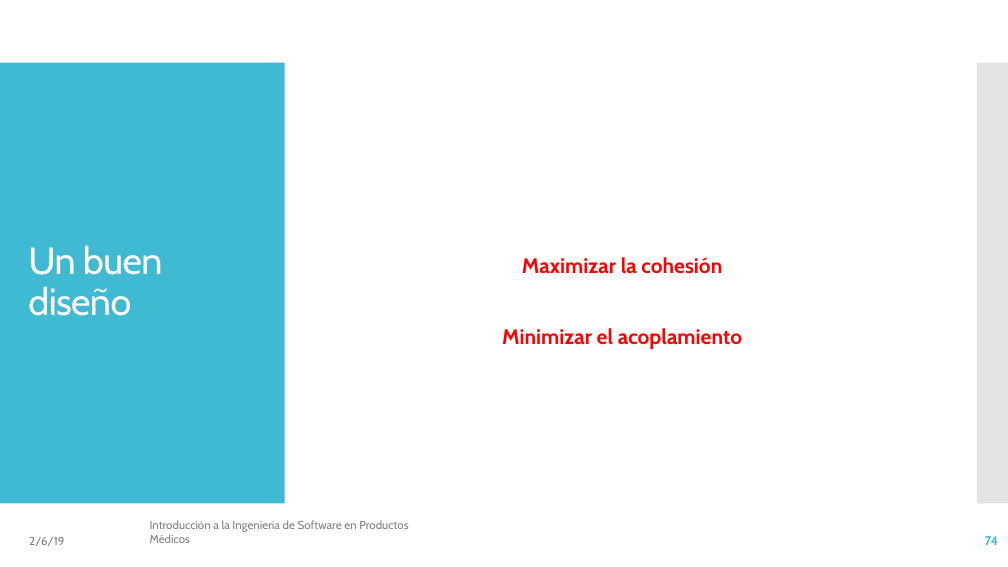
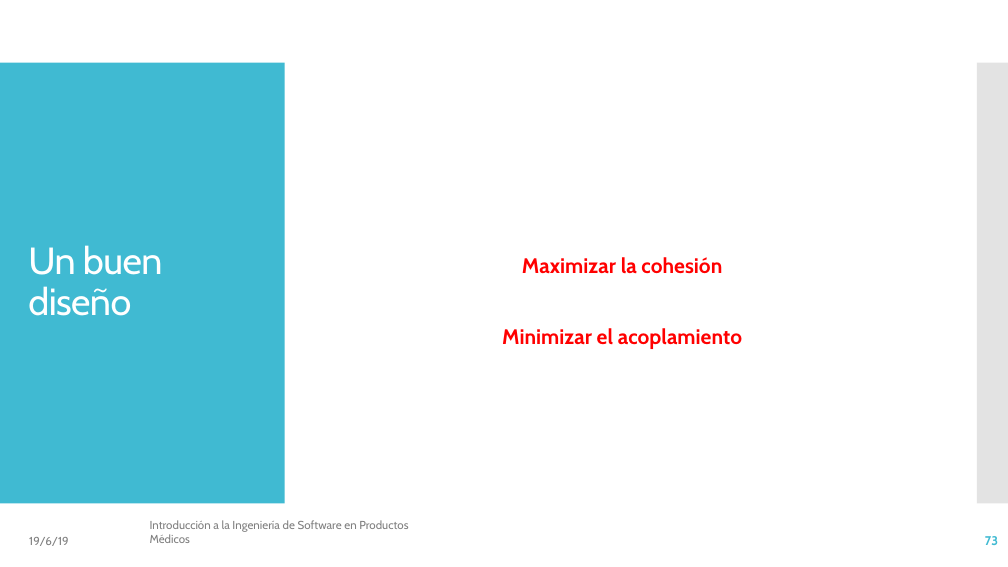
Before and after one commit to vvalotto/IS-en-Sistemas-Embebidos, a slide deck: slide 73 of 03 - IS - Arquitectura y Disenio.pptx (slide 74 before the commit). Drawn at 1008x567 pixels with LibreOffice and Linux fonts; fonts in the diff are those of the drawing. Boxes give left, top, right and bottom in pixels: in the first picture for what was removed or moved away, otherwise in the second. Text is boxed around its words. In the diff, an @@ line names an element or a change of style, - is before the commit and + after.

```diff
--- a/03 - IS - Arquitectura y Disenio.pptx
+++ b/03 - IS - Arquitectura y Disenio.pptx
@@ text at [29,537,69,546]: text changed @@
-2/6/19
+19/6/19
@@ page number at [985,536,998,545]: text changed @@
-74
+73
```
Also in this commit, not shown: 77 other slides changed, 1 slide removed, 3 other files.
